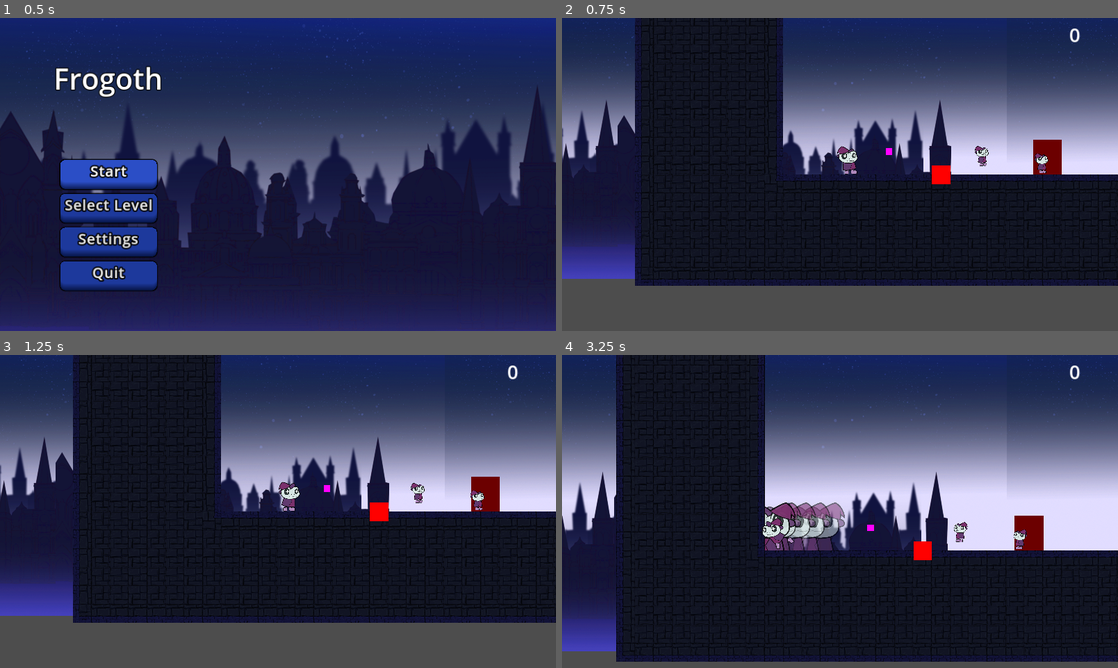
Above: before the commit, frames 1-4 (two rows, left to right).
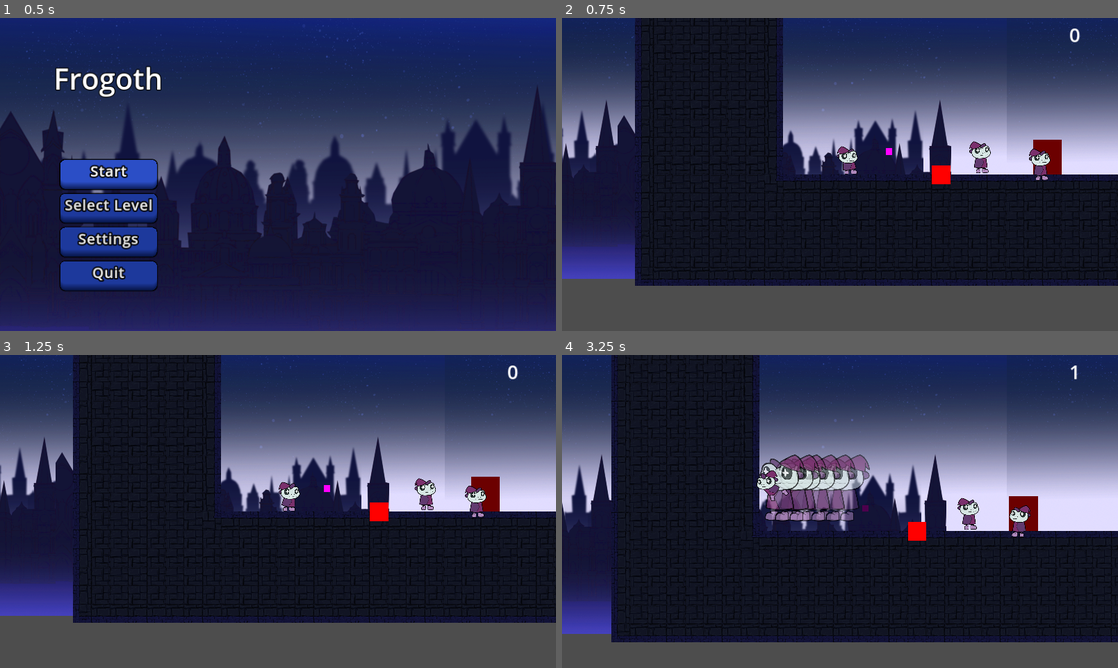
Above: after the commit, the same moments.

Repository: DerBrotDoktor/Frogoth
Game: Godot game, scene res://scenes/main/main.tscn
Same seed, same stepped clock (60 frames per second), same inputs: the game is played once before the commit and once after it.
Inputs:
- Up to frame 1 (0.5 s): no input
- Up to frame 2 (0.75 s): click "Start" at 0.5 s
- Up to frame 3 (1.25 s): no input
- Up to frame 4 (3.25 s): hold D (right) 1.28-2.78 s; tap Shift (dash) at 1.35, 2.85 s; tap Space (jump) at 1.52, 2.27 s; tap F (discrad_shape) at 2.1 s; hold A (left) from 2.78 s (still down)

Frame 1 is identical in both runs. In frame 2, 0.4% of the frame differs, in the area x 73-88%, y 39-52%; in frame 3, 0.5%; in frame 4, 21%, in the area x 0-100%, y 0-98%.

Commit message:
Fixed: Enemy scaling

Diff:
--- a/scenes/enemies/enemy_grounded.tscn
+++ b/scenes/enemies/enemy_grounded.tscn
@@ -1,13 +1,17 @@
-[gd_scene load_steps=6 format=3 uid="uid://cpddwnffvkcgu"]
+[gd_scene load_steps=7 format=3 uid="uid://cpddwnffvkcgu"]
 
 [ext_resource type="Script" path="res://scenes/enemies/enemy_grounded.gd" id="1_l2tby"]
-[ext_resource type="Texture2D" uid="uid://c8uej0dhpn2pa" path="res://assets/player/player.png" id="2_naput"]
+[ext_resource type="Texture2D" uid="uid://bo7xaupqyaojq" path="res://assets/player/player_idle_an.png" id="2_0cywg"]
+
+[sub_resource type="AtlasTexture" id="AtlasTexture_yrvh7"]
+atlas = ExtResource("2_0cywg")
+region = Rect2(0, 0, 256, 256)
 
 [sub_resource type="SpriteFrames" id="SpriteFrames_1sjp7"]
 animations = [{
 "frames": [{
 "duration": 1.0,
-"texture": ExtResource("2_naput")
+"texture": SubResource("AtlasTexture_yrvh7")
 }],
 "loop": true,
 "name": &"default",
@@ -20,13 +24,12 @@
 }]
 
 [sub_resource type="RectangleShape2D" id="RectangleShape2D_eiqsm"]
-size = Vector2(224, 408)
+size = Vector2(92, 187)
 
 [sub_resource type="RectangleShape2D" id="RectangleShape2D_qpu30"]
-size = Vector2(224, 409)
+size = Vector2(99, 193)
 
 [node name="EnemyGrounded" type="CharacterBody2D"]
-scale = Vector2(0.3, 0.3)
 collision_layer = 2
 collision_mask = 2
 script = ExtResource("1_l2tby")
@@ -35,17 +38,17 @@
 sprite_frames = SubResource("SpriteFrames_1sjp7")
 
 [node name="Collider" type="CollisionShape2D" parent="."]
-position = Vector2(14, 49)
+position = Vector2(0, 32.5)
 shape = SubResource("RectangleShape2D_eiqsm")
 
 [node name="HorizontalRayCast" type="RayCast2D" parent="."]
 target_position = Vector2(200, 0)
 
 [node name="VerticalRayCastL" type="RayCast2D" parent="."]
-position = Vector2(-95, 220)
+position = Vector2(-45, 90)
 
 [node name="VerticalRayCastR" type="RayCast2D" parent="."]
-position = Vector2(125, 220)
+position = Vector2(45, 90)
 
 [node name="FlipCooldownTimer" type="Timer" parent="."]
 wait_time = 0.3
@@ -55,7 +58,7 @@
 [node name="TriggerArea" type="Area2D" parent="."]
 
 [node name="TriggerAreaShape" type="CollisionShape2D" parent="TriggerArea"]
-position = Vector2(14, 49.5)
+position = Vector2(0.5, 31.5)
 shape = SubResource("RectangleShape2D_qpu30")
 
 [node name="AttackCooldown" type="Timer" parent="."]
--- a/scenes/enemies/enemy_multiple_shot.tscn
+++ b/scenes/enemies/enemy_multiple_shot.tscn
@@ -4,7 +4,7 @@
 [ext_resource type="Script" path="res://scenes/enemies/enemy_multiple_shot.gd" id="2_ep2wc"]
 
 [sub_resource type="CircleShape2D" id="CircleShape2D_iqqtg"]
-radius = 1745.0
+radius = 414.633
 
 [node name="EnemyMultipleShot" instance=ExtResource("1_fd1j6")]
 script = ExtResource("2_ep2wc")
--- a/scenes/enemies/enemy_single_shot.tscn
+++ b/scenes/enemies/enemy_single_shot.tscn
@@ -4,7 +4,7 @@
 [ext_resource type="Script" path="res://scenes/enemies/enemy_single_shot.gd" id="2_g0l75"]
 
 [sub_resource type="CircleShape2D" id="CircleShape2D_lkc3a"]
-radius = 1600.5
+radius = 303.897
 
 [node name="EnemySingleShot" instance=ExtResource("1_ou6ub")]
 script = ExtResource("2_g0l75")
--- a/scenes/level/level_1.tscn
+++ b/scenes/level/level_1.tscn
@@ -144,12 +144,15 @@
 
 [node name="EnemySingleShot" parent="Enemies" instance=ExtResource("3_sll38")]
 position = Vector2(3859, -760)
+scale = Vector2(0.3, 0.3)
 
 [node name="EnemySingleShot2" parent="Enemies" instance=ExtResource("3_sll38")]
 position = Vector2(2820, -1172)
+scale = Vector2(0.3, 0.3)
 
 [node name="EnemySingleShot3" parent="Enemies" instance=ExtResource("3_sll38")]
 position = Vector2(843, -1811)
+scale = Vector2(0.3, 0.3)
 
 [node name="Platforms" type="Node2D" parent="."]
 
